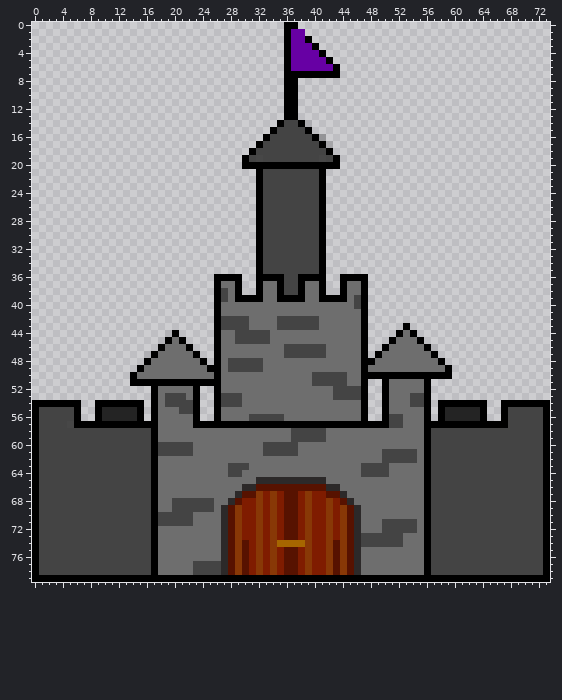
Sprite sheet, stored at Assets/Characters/prop_castle.png. Above: the version before the commit.
The file is 74x80 pixels. Pixels under 10% opacity are left out. Colours within 5 levels of each other are drawn and written as one.
The same view after the edit:
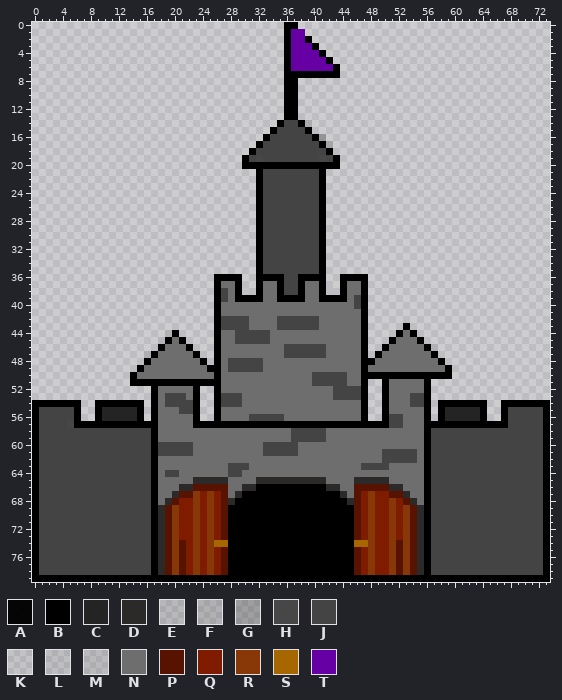
Palette (. is transparent): A #000000f9  B #000000  C #242424  D #2c2929  E #44444427  F #44444434  G #44444458  H #444444f9  J #444444  K #6e6e6e1c  L #6e6e6e28  M #6e6e6e32  N #6e6e6e  P #571200  Q #7f1c00  R #883806  S #a66600  T #6700a4
Difference:
{"y":64,"x":19,"old":"NN","new":"JJ"}
{"y":64,"x":47,"old":"JJJJ","new":"NNNN"}
{"y":65,"x":23,"old":"NNNNN","new":"DDDDD"}
{"y":65,"x":46,"old":"NNNNN","new":"DDDDD"}
{"y":66,"x":21,"old":"NNNNNNN","new":"DDPPPPP"}
{"y":66,"x":32,"old":"PPPPPPPPPP","new":"BBBBBBBBBB"}
{"y":66,"x":46,"old":"NNNNNNN","new":"PPPPPDD"}
{"y":67,"x":20,"old":"NNNNNNNN","new":"DPPRQRQP"}
{"y":67,"x":30,"old":"PPRQRQPPQRQQPP","new":"BBBBBBBBBBBBBB"}
{"y":67,"x":46,"old":"NNNNNNNN","new":"PQRQQPPD"}
{"y":68,"x":19,"old":"NJJJJJJNN","new":"DPQQRQRQP"}
{"y":68,"x":29,"old":"PQQRQRQPPQRQQRQP","new":"BBBBBBBBBBBBBBBB"}
{"y":68,"x":46,"old":"NNNNNNNNN","new":"PQRQQRQPD"}
{"y":69,"x":18,"old":"NNJJJJJJNDPRQQRQRQPPQRQQRQRPDNNNNNNNNN","new":"DPRQQRQRQPBBBBBBBBBBBBBBBBBBPQRQQRQRPD"}
{"y":70,"x":18,"old":"JJJJJNNNNDPRQQRQRQPPQRQQRQRPDNNNNNNNNN","new":"DPRQQRQRQPBBBBBBBBBBBBBBBBBBPQRQQRQRPD"}
{"y":71,"x":18,"old":"JJJJJNNNNDPRQQRQRQPPQRQQRQRPDNNNJJJJJN","new":"DPRQQRQRQPBBBBBBBBBBBBBBBBBBPQRQQRQRPD"}
{"y":72,"x":18,"old":"NNNNNNNNNDPRQQRQRQPPQRQQRQRPDNNNJJJJJN","new":"DPRQQRQRQPBBBBBBBBBBBBBBBBBBPQRQQRQRPD"}
{"y":73,"x":18,"old":"NNNNNNNNNDPRQQRQRQPPQRQQRQRPDJJJJJJNNN","new":"DPRQQRQRQPBBBBBBBBBBBBBBBBBBPQRQQRQRPD"}
{"y":74,"x":18,"old":"NNNNNNNNNDPRPQRQRSSSSRQQRPRPDJJJJJJNNN","new":"DPRPQRQRSSBBBBBBBBBBBBBBBBBBSSRQQRPRPD"}
{"y":75,"x":18,"old":"NNNNNNNNNDPRPQRQRQPPQRQQRPRPDNNNNNNNNN","new":"DPRPQRQRQPBBBBBBBBBBBBBBBBBBPQRQQRPRPD"}
{"y":76,"x":18,"old":"NNNNNNNNNDPRPQRQRQPPQRQQRPRPDNNNNNNNNN","new":"DPRPQRQRQPBBBBBBBBBBBBBBBBBBPQRQQRPRPD"}
{"y":77,"x":18,"old":"NNNNNJJJJDPRPQRQRQPPQRQQRPRPDNNNNNNNNN","new":"DPRPQRQRQPBBBBBBBBBBBBBBBBBBPQRQQRPRPD"}
{"y":78,"x":18,"old":"NNNNNJJJJDPRPQRQRQPPQRQQRPRPDNNNNNNNNN","new":"DPRPQRQRQPBBBBBBBBBBBBBBBBBBPQRQQRPRPD"}
{"label":"changed","picture_box":[158,470,424,575]}
